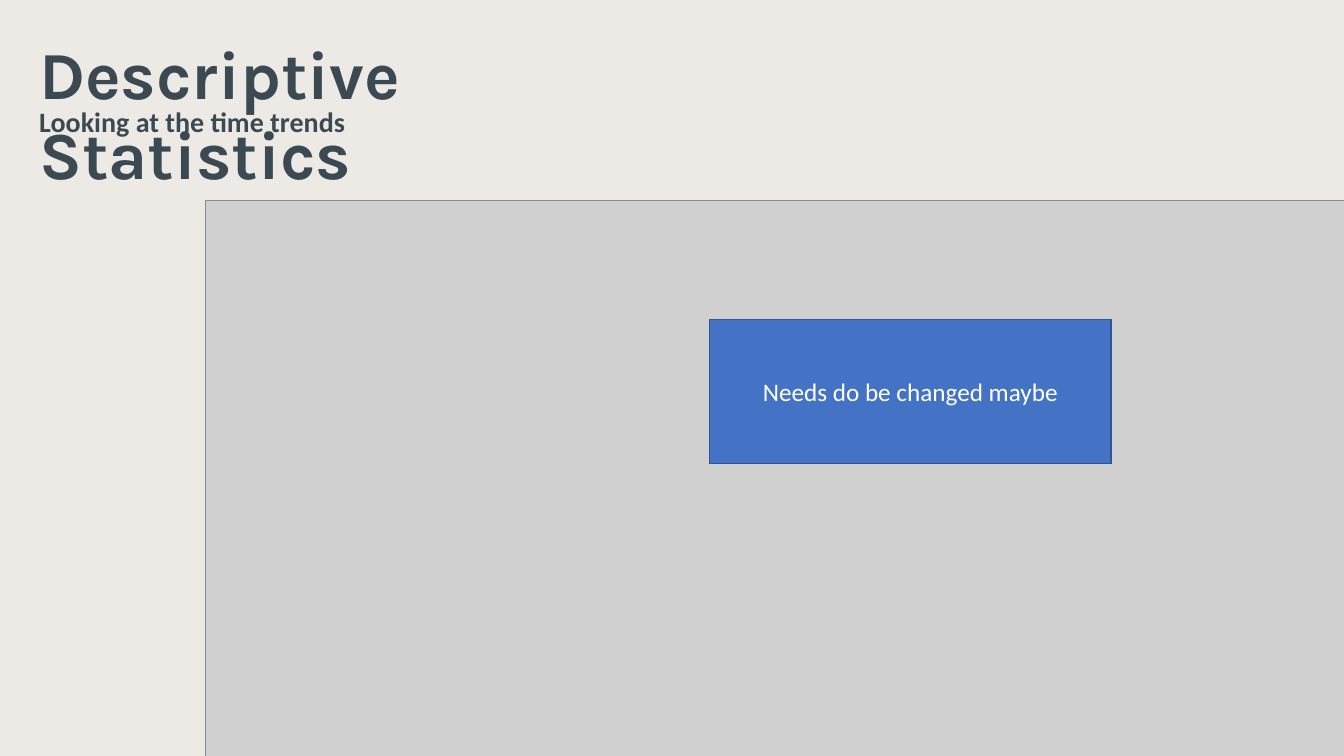
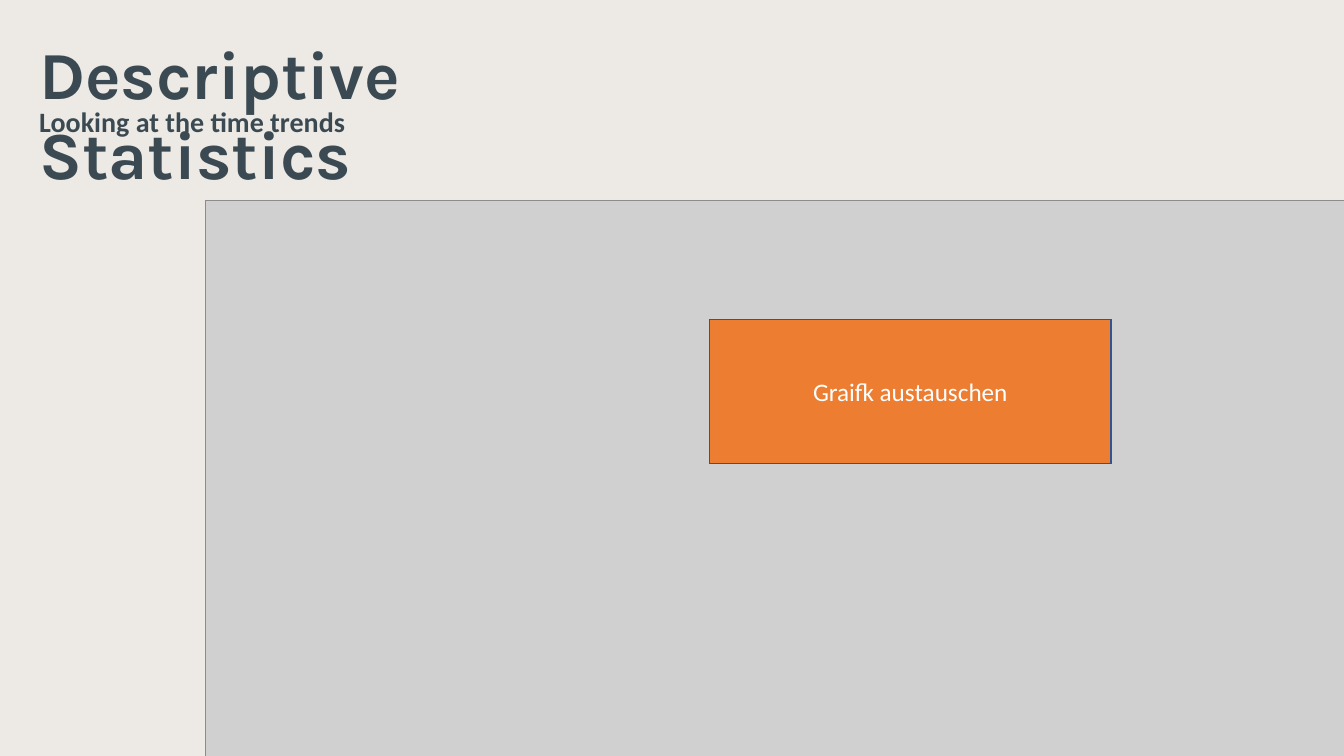
Before and after one commit to lemonhead94/urban_air_quality_jp, a slide deck: slide 10 of Studer_Koch_Urban_air_quality.pptx. Drawn at 1344x756 pixels with LibreOffice and Linux fonts; fonts in the diff are those of the drawing; grey boxes stand for pictures; background and template pictures are left out. Boxes give left, top, right and bottom in pixels: in the first picture for what was removed or moved away, otherwise in the second. Text is boxed around its words. In the diff, an @@ line names an element or a change of style, - is before the commit and + after.

```diff
--- a/Studer_Koch_Urban_air_quality.pptx
+++ b/Studer_Koch_Urban_air_quality.pptx
@@ rectangle "Graifk austauschen" at [710,320,1111,464]: fill #4472C4 to #ED7D31 @@
@@ text in rectangle at [813,383,1008,401]: text changed @@
-Needs do be changed maybe
+Graifk austauschen
```
Also in this commit, not shown: 9 other slides changed, 1 slide added, 2 other files.
